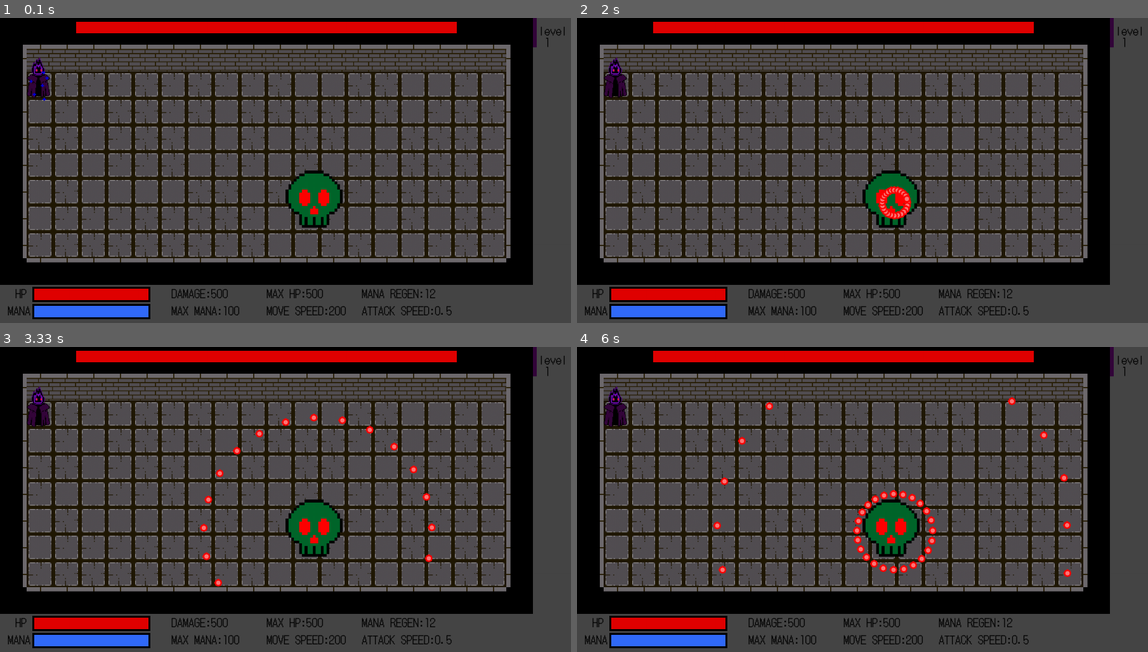
Above: before the commit, frames 1-4 (two rows, left to right).
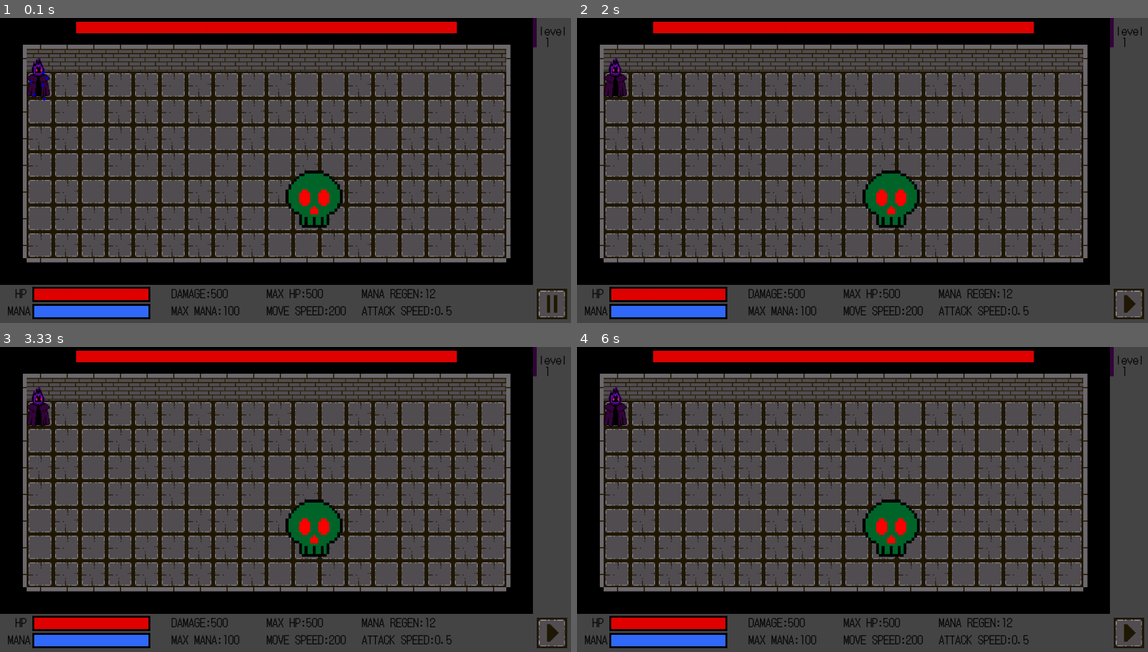
Above: after the commit, the same moments.

Repository: philogamer/pygame1
Game: pygame game, started from main.py
Same seed, same stepped clock (60 frames per second), same inputs: the game is played once before the commit and once after it.
Inputs (mouse positions are in pixels of both pictures, inside the frame that each line leads up to):
- Up to frame 1 (0.1 s): no input
- Up to frame 2 (2 s): hold Right 0.33-0.8 s; click (1130, 304) at 0.88 s
- Up to frame 3 (3.33 s): no input
- Up to frame 4 (6 s): no input

The runs differ from the first frame. In frame 1, 0.2% of the frame differs, in the area x 94-100%, y 88-99%; in frame 2, 0.5%; in frame 3, 0.7%; in frame 4, 1.2%, in the area x 23-100%, y 16-99%.

Commit message:
feat: add pause button
add class, function and and condition to pause the game

Diff:
--- a/dictionary.py
+++ b/dictionary.py
@@ -115,3 +115,6 @@
     'develop': lambda *a: fun.touchandwrite(*a),
     'gamble': lambda *a: fun.touchandwrite(*a),
 }
+pauseorplay_dic={
+    'only': lambda *a:fun.pauseorplay(*a)
+}
--- a/function.py
+++ b/function.py
@@ -1016,7 +1016,7 @@
     else:
         boss.move(dt)
         boss.update()
-        if boss.rect.colliderect(csto.player.rect) and csto.player.takedame and csto.player.immortal==3:
+        if boss.rect.colliderect(csto.player.rect) and csto.player.takedame and csto.player.immortal>=0:
             if csto.player.immortal>=0: csto.player.hp-=boss.dmg
             csto.player.takedame=False
         if int(boss.x)==int(boss.targetx) and int(boss.y)==int(boss.targety):
@@ -1357,6 +1357,8 @@
                     csto.pluses=[]
                 msto.chooseafterbosses=[]
                 if i.type=='health':
+                    csto.stage='normal'
+                    csto.rendermap=True
                     csto.player.hp+=csto.player.maxhp*0.5
                     msto.regens.append(Regen(csto.player.x,csto.player.y,'health'))
                 elif i.type=='develop' or (i.type=='return'and msto.afterbosschoice=='develop'):
@@ -1397,6 +1399,7 @@
     lstat.y=betscript_info.get(type).get('line'+str(number)).get('y')
 def writeskillscript(msto,lstat,type,number):
     pygame.draw.rect(screen,(0,0,0),pygame.Rect(70,140,490,210))
+    pygame.draw.rect(screen,(111,13,181),pygame.Rect(70,140,490,210),1)
     for i in range(1,number+1):
         if msto.afterbosschoice=='gamble': gaingamblescript(i,lstat,type)
         else: gainskillscript(msto,i,lstat,type)
@@ -1405,3 +1408,8 @@
     for i in msto.chooseafterbosses:
         if i.rect.collidepoint(mousetouch) and i.type!='blank':
             writeskillscript(msto,lstat,i.type,4)
+
+def pauseorplay(csto,mousepos):
+    if csto.pauseorplay.rect.collidepoint(mousepos):
+        csto.play*=-1
+    csto.pauseorplay.draw(screen,csto.play)
--- a/information.py
+++ b/information.py
@@ -518,6 +518,21 @@
         self.manaregenratio=-1
         self.dracula=False
         self.dracularatio=-1
+class Pauseorplay:
+    def __init__(self):
+        self.x=1410
+        self.y=710
+        self.img1='assets/pause.png'
+        self.img1=pygame.image.load(self.img1).convert_alpha()
+        self.img1=pygame.transform.scale(self.img1,(80,80))
+        self.img2='assets/play.png'
+        self.img2=pygame.image.load(self.img2).convert_alpha()
+        self.img2=pygame.transform.scale(self.img2,(80,80))
+        self.rect=pygame.Rect(self.x,self.y,80,80)
+    def draw(self,screen,play):
+        if play==1: img=self.img1
+        else: img=self.img2
+        screen.blit(img,(self.x,self.y))
 
 
 class Conststore:
@@ -542,6 +557,9 @@
         #guid
         self.guidenumber=1
         self.endchat=0 #chat not end
+        #pause
+        self.play=1
+        self.pauseorplay=Pauseorplay()
 
 class Mapstore:
     def __init__(self):
--- a/main.py
+++ b/main.py
@@ -15,13 +15,13 @@
 csto=info.Conststore()
 lstat=info.Linestat()
 click=False
-mousepos=(0,0)
 msto=info.Mapstore()
 
 #Game loop
 while True:
     click=False
     dt=clock.tick(60)/1000
+    mousepos=(0,0)
     mousetouch=pygame.mouse.get_pos()
     for event in pygame.event.get():
         if event.type==pygame.QUIT:
@@ -39,68 +39,71 @@
             click=True
             mousepos=event.pos
 
-    if csto.rendermap:
-        csto.player.mana=csto.player.maxmana
-        msto=info.Mapstore()
-        csto.player.slashcooldown=0
-        csto.mapcount+=1
-        dic.gachamap_dic.get(csto.stage,lambda*b:None)(msto,csto)
-        csto.rendermap=False
-    csto=dic.buttonchangemap_dic.get(csto.stage,lambda *b:csto)(csto,keys,msto,lstat,dt)
-    if csto.stage=='guide':
-        if csto.player.y<=-((107-70)-(107-70)):
-            csto.player.put(99)
+    if csto.play==1:
+
+        if csto.rendermap:
             csto.player.mana=csto.player.maxmana
+            msto=info.Mapstore()
+            csto.player.slashcooldown=0
+            csto.mapcount+=1
+            dic.gachamap_dic.get(csto.stage,lambda*b:None)(msto,csto)
+            csto.rendermap=False
+        csto=dic.buttonchangemap_dic.get(csto.stage,lambda *b:csto)(csto,keys,msto,lstat,dt)
+        if csto.stage=='guide':
+            if csto.player.y<=-((107-70)-(107-70)):
+                csto.player.put(99)
+                csto.player.mana=csto.player.maxmana
 
 
-        #main character logic
-    dic.playerbehaviour_dic.get(csto.stage,lambda *b: None)(msto,csto,dt,keys)
-    dic.playerbuff_dic.get(csto.stage,lambda *b: None)(csto,click,mousepos)
-    if csto.player.hp<=0:
-        csto.player.hp=csto.player.maxhp #just to survive to test
-        #csto.stage='end'
-
-    csto.player.maxmana<csto.player.mana
-        #creep logic
-    if csto.stage=='normal':
-        dic.creepspawn_dic.get(len(msto.creeps)+len(msto.slimes),lambda *b: None)(msto,csto)
-        for creep in msto.creeps:
-            dic.creepmove_dic.get(math.hypot(csto.player.x-creep.x,csto.player.y-creep.y)>creep.range
-            ).get(math.hypot(csto.player.x-creep.x,csto.player.y-creep.y)>creep.view or creep.notry)(creep,msto,csto,dt)
-            dic.creepshoot_dic.get(math.hypot(csto.player.x-creep.x,csto.player.y-creep.y)<=(creep.range+5),lambda *b: None
-            )(creep,msto,csto,dt)
-        for creep in msto.slimes:
-            if creep.hp>0:
-                dic.slimemove_dic.get(math.hypot(csto.player.x-creep.x,csto.player.y-creep.y)>creep.view)(creep,msto,csto,dt)
-                dic.slimepath_dic.get(math.hypot(csto.player.x-creep.x,csto.player.y-creep.y)<=(creep.range+5),lambda *b: None
-                )(creep,msto,csto,dt)
-            else: dic.slimetrap_dic.get(csto.stage,lambda *b: None)(creep,msto,csto,dt)
-    dic.enemytakedame_dic.get(csto.stage,dic.enemytakedame_dic['none']).get(len(msto.slashes),lambda *b: None)(msto,csto,dt)
-    dic.clearslimepath_dic.get(csto.stage,lambda *b: None)(msto,dt)
-    dic.changemap_dic.get(csto.stage,lambda *b: None)(msto,csto)
-
-    if csto.stage=='boss':
-        for boss in csto.bosses:
-            boss.update()
-            boss.cooldown+=dt
-            dic.skillboss_dic.get(boss.cooldown>=1.8).get(boss.skillchoose, lambda *b: None)(boss,msto,csto,dt)
-        if csto.pluses:
-            dic.resultchooseafterboss_dic.get(csto.pluses[0].button, lambda*b:None)(msto,csto,click,mousepos)
-    dic.chooseafterboss_dic.get(click,lambda *b:None)(msto,csto,mousepos)
-
-    if csto.stage=='normal' or csto.stage=='boss':
-        dic.bullets_dic.get('bullet')(msto,csto,dt)
-        dic.bullets_dic.get('smallbullet')(msto,csto,dt)
-        dic.bullets_dic.get('slashbullet')(msto,csto,dt)
-
-    dic.limit_dic.get('onlythis')(msto,csto)
+            #main character logic
+        dic.playerbehaviour_dic.get(csto.stage,lambda *b: None)(msto,csto,dt,keys)
+        dic.playerbuff_dic.get(csto.stage,lambda *b: None)(csto,click,mousepos)
+        if csto.player.hp<=0:
+            csto.player.hp=csto.player.maxhp #just to survive to test
+            #csto.stage='end'
 
 
-    #draw on screen
-    dic.render_dic.get(csto.stage, lambda *b:None)(msto,csto,dt,mousetouch)
-    dic.typechat_dic.get(csto.stage,dic.typechat_dic['none'])(msto,csto,lstat,dt)
-    dic.scriptafterboss_dic.get(msto.afterbosschoice,lambda*b:None)(msto,mousetouch,lstat)
+            #creep logic
+        if csto.stage=='normal':
+            dic.creepspawn_dic.get(len(msto.creeps)+len(msto.slimes),lambda *b: None)(msto,csto)
+            for creep in msto.creeps:
+                dic.creepmove_dic.get(math.hypot(csto.player.x-creep.x,csto.player.y-creep.y)>creep.range
+                ).get(math.hypot(csto.player.x-creep.x,csto.player.y-creep.y)>creep.view or creep.notry)(creep,msto,csto,dt)
+                dic.creepshoot_dic.get(math.hypot(csto.player.x-creep.x,csto.player.y-creep.y)<=(creep.range+5),lambda *b: None
+                )(creep,msto,csto,dt)
+            for creep in msto.slimes:
+                if creep.hp>0:
+                    dic.slimemove_dic.get(math.hypot(csto.player.x-creep.x,csto.player.y-creep.y)>creep.view)(creep,msto,csto,dt)
+                    dic.slimepath_dic.get(math.hypot(csto.player.x-creep.x,csto.player.y-creep.y)<=(creep.range+5),lambda *b: None
+                    )(creep,msto,csto,dt)
+                else: dic.slimetrap_dic.get(csto.stage,lambda *b: None)(creep,msto,csto,dt)
+        dic.enemytakedame_dic.get(csto.stage,dic.enemytakedame_dic['none']).get(len(msto.slashes),lambda *b: None)(msto,csto,dt)
+        dic.clearslimepath_dic.get(csto.stage,lambda *b: None)(msto,dt)
+        dic.changemap_dic.get(csto.stage,lambda *b: None)(msto,csto)
 
+        if csto.stage=='boss':
+            for boss in csto.bosses:
+                boss.update()
+                boss.cooldown+=dt
+                dic.skillboss_dic.get(boss.cooldown>=1.8).get(boss.skillchoose, lambda *b: None)(boss,msto,csto,dt)
+            if csto.pluses:
+                dic.resultchooseafterboss_dic.get(csto.pluses[0].button, lambda*b:None)(msto,csto,click,mousepos)
+        dic.chooseafterboss_dic.get(click,lambda *b:None)(msto,csto,mousepos)
+
+        if csto.stage=='normal' or csto.stage=='boss':
+            dic.bullets_dic.get('bullet')(msto,csto,dt)
+            dic.bullets_dic.get('smallbullet')(msto,csto,dt)
+            dic.bullets_dic.get('slashbullet')(msto,csto,dt)
+
+        dic.limit_dic.get('onlythis')(msto,csto)
+
+
+        #draw on screen
+        dic.render_dic.get(csto.stage, lambda *b:None)(msto,csto,dt,mousetouch)
+        dic.typechat_dic.get(csto.stage,dic.typechat_dic['none'])(msto,csto,lstat,dt)
+        dic.scriptafterboss_dic.get(msto.afterbosschoice,lambda*b:None)(msto,mousetouch,lstat)
+
+    dic.pauseorplay_dic.get('only')(csto,mousepos)
 
 
 
Binary file added: assets/pause.png
Binary file added: assets/play.png
